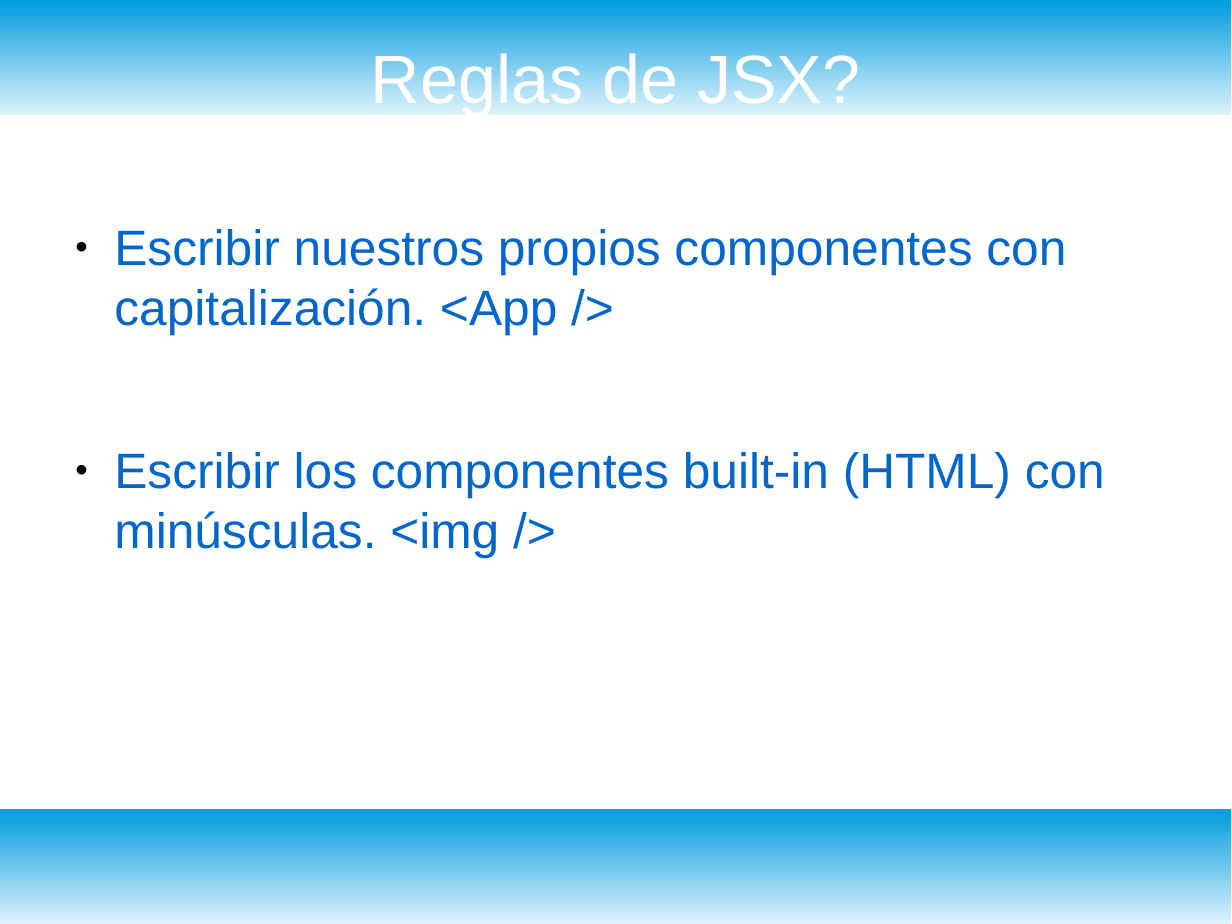
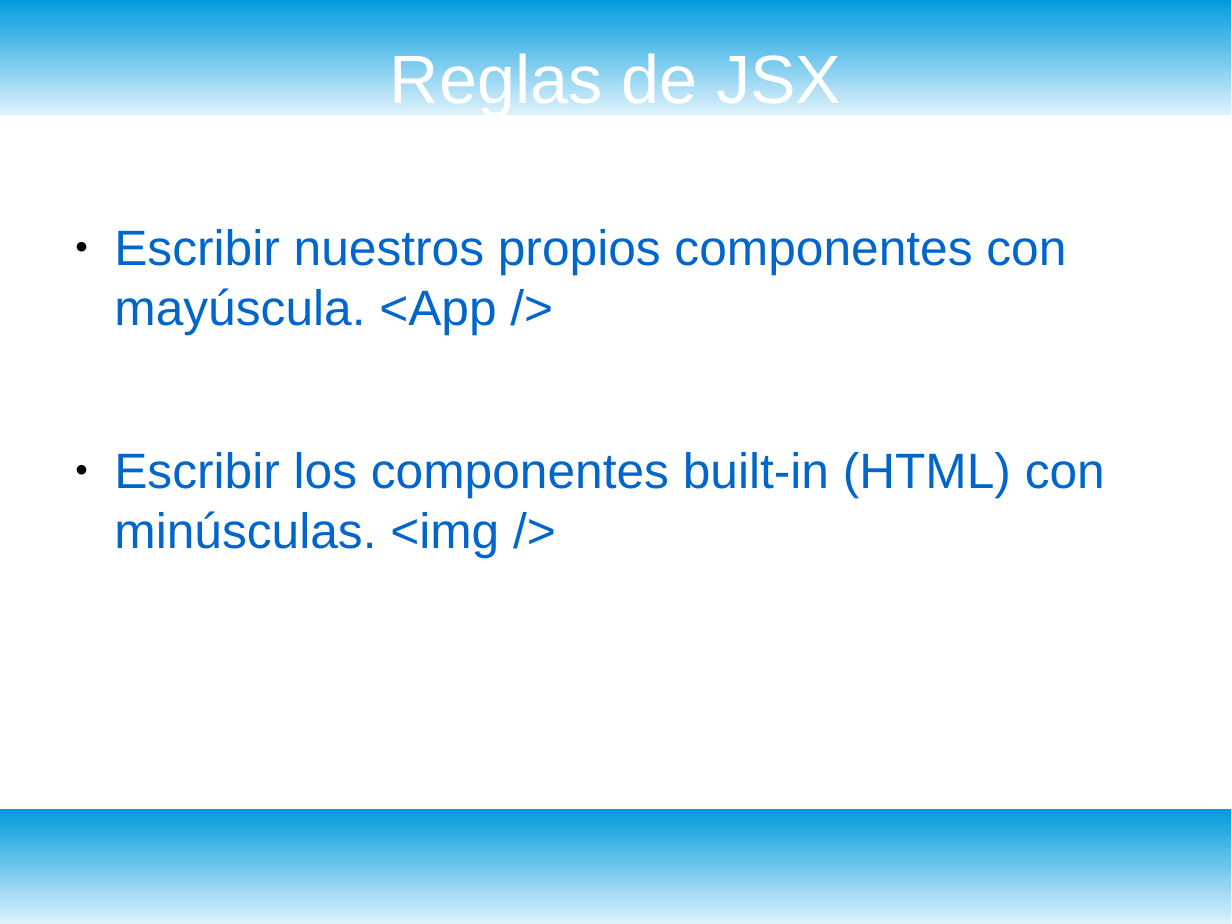
Before and after one commit to ProfeSantiago/ReactJS, a slide deck: slide 7 of 1) Entrada & Salida/Intro React.odp. Drawn at 1232x924 pixels with LibreOffice and Linux fonts; fonts in the diff are those of the drawing. Boxes give left, top, right and bottom in pixels: in the first picture for what was removed or moved away, otherwise in the second. Text is boxed around its words. In the diff, an @@ line names an element or a change of style, - is before the commit and + after.

```diff
--- a/1) Entrada & Salida/Intro React.odp
+++ b/1) Entrada & Salida/Intro React.odp
@@ title at (390, 48, 841, 115): text changed @@
-Reglas de JSX?
+Reglas de JSX
@@ text at (114, 229, 1066, 335): text changed @@
-● Escribir nuestros propios componentes con capitalización. <App />
+● Escribir nuestros propios componentes con mayúscula. <App />
```
Also in this commit, not shown: 1 other slide changed, 1 other file.
